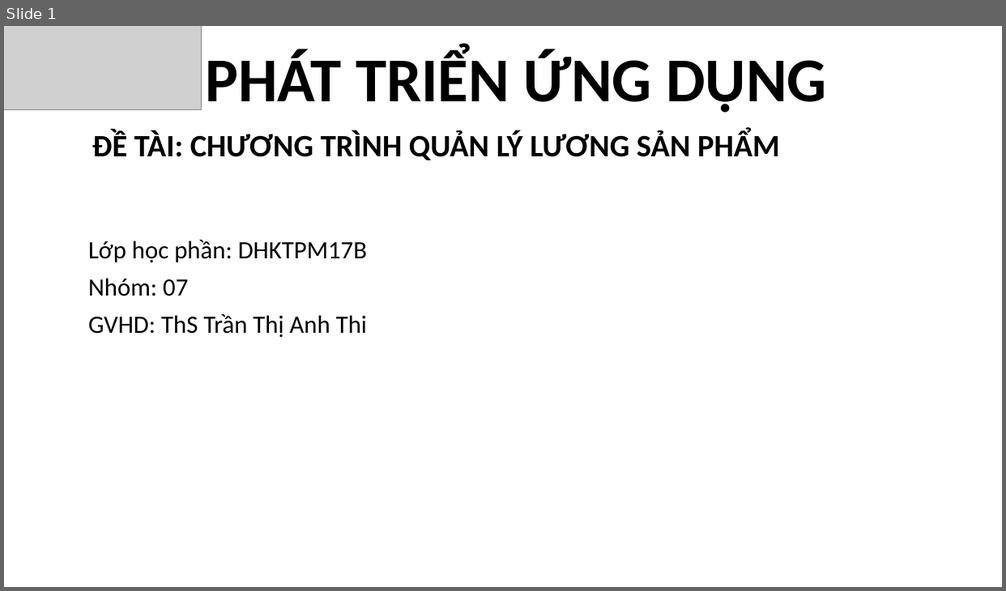
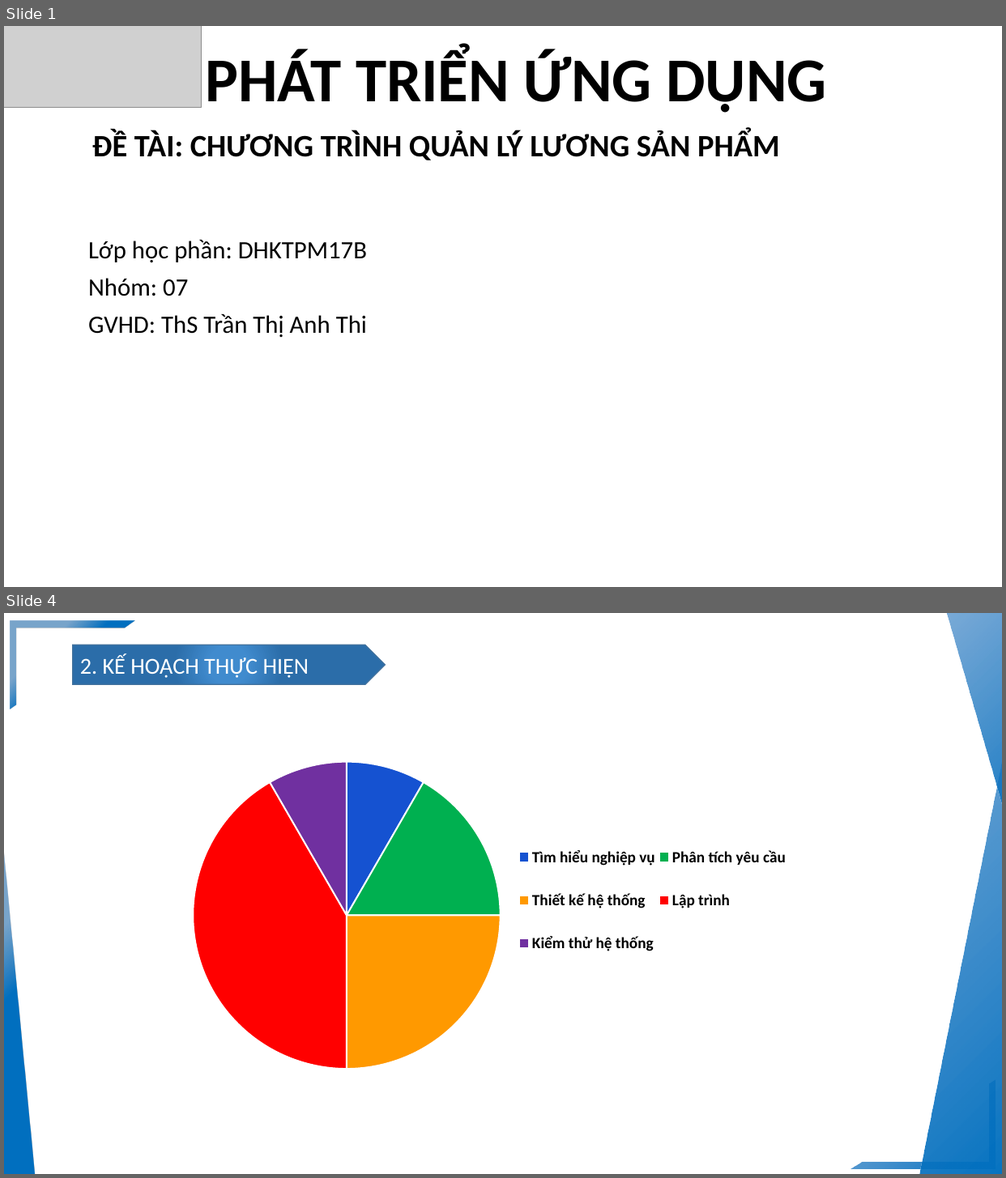
Before and after one commit to AnVungTau/PTUD-Nhoms7_l-ng, a slide deck: PTUD_2023_Nhom7_DHKTPM17B/FileTrinhChieu/Nhom07_UngDungQuanLyLuongSanPham.pptx. Shown one above the other, each under a label of ours: slide 1 before the commit, slides 1 and 4 after it; the slides between them are not shown. The pictures are 1006x591 and 1006x1178 pixels, drawn with LibreOffice and Linux fonts; fonts in the diff are those of the drawing; grey boxes stand for pictures; background and template pictures are left out. Boxes give left, top, right and bottom in pixels: in the first picture for what was removed or moved away, otherwise in the second. Text is boxed around its words. In the diff, an @@ line names an element or a change of style, - is before the commit and + after.

```diff
--- a/PTUD_2023_Nhom7_DHKTPM17B/FileTrinhChieu/Nhom07_UngDungQuanLyLuongSanPham.pptx
+++ b/PTUD_2023_Nhom7_DHKTPM17B/FileTrinhChieu/Nhom07_UngDungQuanLyLuongSanPham.pptx
@@ slide 4 added at bbox=[4, 613, 1002, 1174], background #FFFFFF @@
@@ half frame added at bbox=[10, 620, 135, 709], fill gradient #0070C0 to #2D71AE @@
@@ right triangle added at bbox=[943, 613, 1002, 877], fill gradient #0070C0 to #327DC2 @@
@@ pentagon arrow added at bbox=[73, 645, 385, 685], fill gradient #408BCE to #2B6DA9, outline #43739E 1 pt, 22 pt, text #FFFFFF @@
+2. KẾ HOẠCH THỰC HIỆN
@@ right triangle added at bbox=[918, 655, 1002, 1174], fill gradient #0070C0 to #327DC2 @@
@@ pie chart added at bbox=[151, 756, 837, 1101] @@
+categories: Tìm hiểu nghiệp vụ, Phân tích yêu cầu, Thiết kế hệ thống, Lập trình, Kiểm thử hệ thống
+Series 1: 8, 17, 25, 42, 8
@@ right triangle added at bbox=[4, 813, 36, 1174], fill gradient #0070C0 to #2D71AE @@
@@ half frame added at bbox=[850, 1080, 995, 1169], fill gradient #0070C0 to #327DC2 @@
@@ slide 1 changed as well @@
@@ picture: place and size @@
-picture at bbox=[4, 26, 201, 110]
+picture at bbox=[4, 26, 201, 107]
```
Also in this commit, not shown: 1 other slide changed, 15 other slides added, 10 slides removed, 3 other files.
